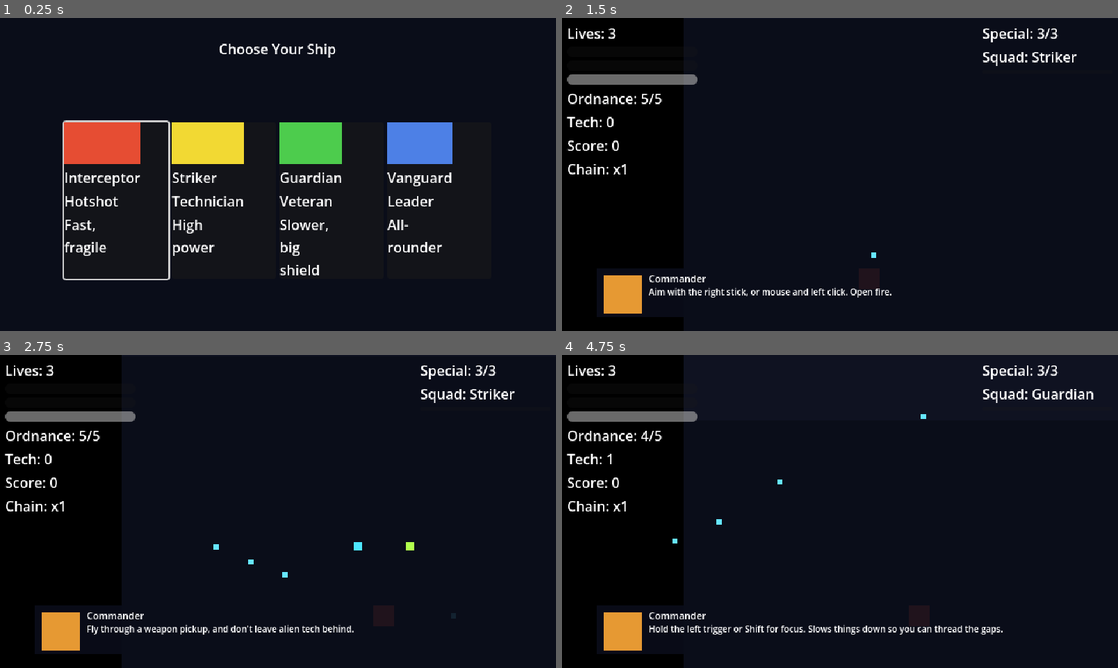
Above: before the commit, frames 1-4 (two rows, left to right).
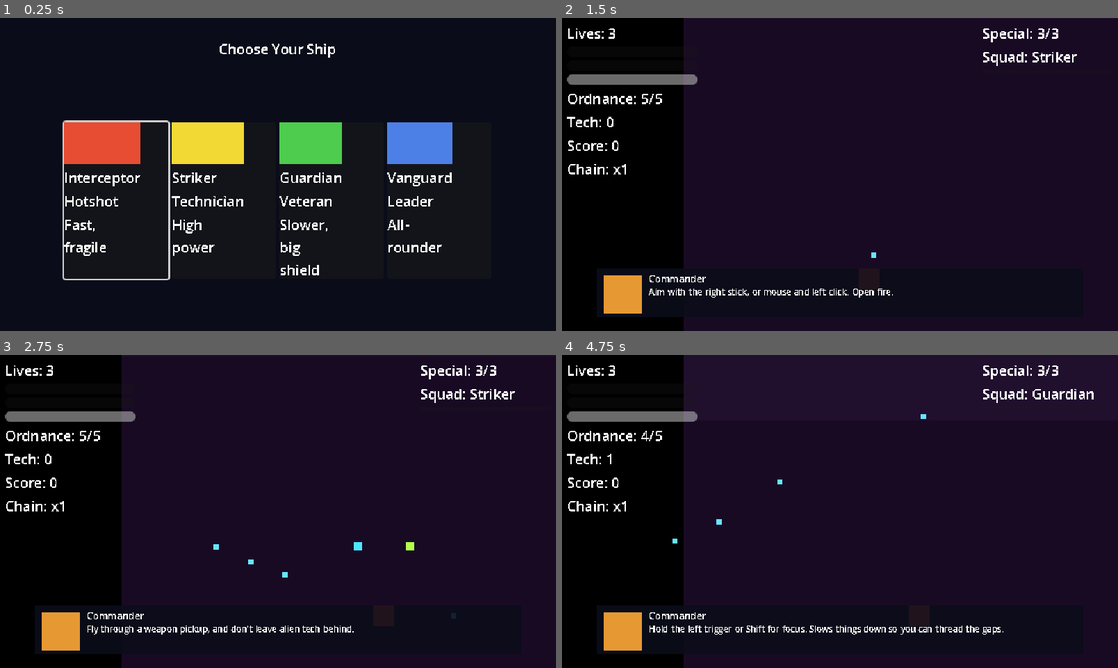
Above: after the commit, the same moments.

Repository: Funfetsunk/terra-intercept
Game: Godot game, scene res://scenes/menus/ship_select.tscn
Same seed, same stepped clock (60 frames per second), same inputs: the game is played once before the commit and once after it.
Inputs (mouse positions are in pixels of both pictures, inside the frame that each line leads up to):
- Up to frame 1 (0.25 s): no input
- Up to frame 2 (1.5 s): click (678, 199) at 0.5 s; tap Enter (ui_accept) at 1.25 s; move the mouse to (962, 158) at 1.27 s; hold D (p1_move_right) from 1.28 s (still down); click (962, 158) at 1.35 s
- Up to frame 3 (2.75 s): tap Enter (ui_accept) at 1.52 s; release D (p1_move_right) at 2 s; drag from (166, 527) to (383, 614) at 2.02 s
- Up to frame 4 (4.75 s): move the mouse to (895, 442) at 2.77 s; hold D (p1_move_right) 2.78-3.5 s; hold Space (p1_ordnance) 2.78-3.5 s; drag from (812, 574) to (973, 570) at 3.52 s; move the mouse to (1006, 558) at 4.27 s; hold A (p1_move_left) from 4.28 s (still down); tap E (p1_squad_next) at 4.35 s; tap Enter (ui_accept) at 4.52 s

The runs differ from the first frame. In frame 1, 1.6% of the frame differs, in the area x 11-82%, y 8-83%; in frame 2, 1.4%; in frame 3, 1.4%; in frame 4, 1.8%, in the area x 0-96%, y 3-90%.

Commit message:
Tutorial squad instructions, distinct playfield colour, crisp text
Squad radio-in dialogue never told the player how to select a
different squad-mate before firing, so firing the wrong (currently
armed) ship's special could never satisfy that beat's condition - the
dialogue looked frozen on the last squadmate with no way forward.
Confirmed via testing that the completion logic itself is correct
(firing the right ship's special always advances/unpauses cleanly);
the fix is telling the player how: squad_radio_text_format now names
Q/E (or LB/RB) to cycle and right click (or RT) to fire.

Playfield background recoloured to a dark purple, distinct from the
HUD side panels' neutral dark grey - previously both were
near-identical near-black navy, hard to tell apart while testing.
Neither clashes with existing bullet/pickup/ship colours (all
red/orange/green/cyan).

Text was blurry because the default UI font renders antialiased at
its small native size (10-11px) and then gets nearest-upscaled 3x with
the rest of the fixed 640x360 viewport - crisp pixel-perfect rendering
needs the glyphs themselves hard-edged before that scale-up. Disabled
default font antialiasing and subpixel positioning, set hinting to
Normal.

Co-Authored-By: Claude Sonnet 5 <noreply@anthropic.com>
Claude-Session: https://claude.ai/code/session_01Nh3aPMJzmkSArqwMqRdZHh

Diff:
--- a/data/missions/london_mission.tres
+++ b/data/missions/london_mission.tres
@@ -1,25 +1,28 @@
-[gd_resource type="Resource" script_class="MissionData" load_steps=13 format=3]
+[gd_resource type="Resource" script_class="MissionData" format=3 uid="uid://c2wfa0cb0tqh"]
 
-[ext_resource type="Script" path="res://scripts/resources/mission_data.gd" id="1"]
+[ext_resource type="Script" uid="uid://cnhxdpsth8r8w" path="res://scripts/resources/mission_data.gd" id="1"]
+[ext_resource type="Script" uid="uid://cfm1tvmus3d7n" path="res://scripts/resources/dialogue_entry.gd" id="1_sxasd"]
 [ext_resource type="Resource" path="res://data/missions/london_section_tutorial.tres" id="2"]
-[ext_resource type="Resource" path="res://data/missions/london_section_thames_run.tres" id="3"]
+[ext_resource type="Resource" uid="uid://brxxdk8lb0kig" path="res://data/missions/london_section_thames_run.tres" id="3"]
+[ext_resource type="Script" uid="uid://c03u7v4p7yrx6" path="res://scripts/resources/mission_section_marker.gd" id="3_76mkl"]
 [ext_resource type="Resource" path="res://data/missions/london_section_boss.tres" id="4"]
 [ext_resource type="Resource" path="res://data/missions/london_tutorial_beat_movement.tres" id="5"]
 [ext_resource type="Resource" path="res://data/missions/london_tutorial_beat_firing.tres" id="6"]
 [ext_resource type="Resource" path="res://data/missions/london_tutorial_beat_pickup_and_tech.tres" id="7"]
+[ext_resource type="Script" uid="uid://c33ljo8b85nep" path="res://scripts/resources/spawn_entry.gd" id="7_xwqmn"]
 [ext_resource type="Resource" path="res://data/missions/london_tutorial_beat_focus.tres" id="8"]
 [ext_resource type="Resource" path="res://data/missions/london_tutorial_beat_ordnance.tres" id="9"]
-[ext_resource type="Resource" path="res://data/missions/london_spawn_tutorial_drone_01.tres" id="10"]
-[ext_resource type="Resource" path="res://data/missions/london_spawn_tutorial_drone_02.tres" id="11"]
-[ext_resource type="Resource" path="res://data/missions/london_spawn_tutorial_swarmer_01.tres" id="12"]
-[ext_resource type="Resource" path="res://data/missions/london_spawn_tutorial_drone_03.tres" id="13"]
+[ext_resource type="Resource" uid="uid://54uglks535qe" path="res://data/missions/london_spawn_tutorial_drone_01.tres" id="10"]
+[ext_resource type="Resource" uid="uid://cbhicwwyvbciy" path="res://data/missions/london_spawn_tutorial_drone_02.tres" id="11"]
+[ext_resource type="Resource" uid="uid://d2kthtxp5ip1e" path="res://data/missions/london_spawn_tutorial_swarmer_01.tres" id="12"]
+[ext_resource type="Script" uid="uid://dlbnckac0upbn" path="res://scripts/resources/tutorial_beat.gd" id="12_gauyo"]
+[ext_resource type="Resource" uid="uid://cacrdpq700m2u" path="res://data/missions/london_spawn_tutorial_drone_03.tres" id="13"]
 
 [resource]
 script = ExtResource("1")
 mission_name = "London"
 background_scroll_speed = 40.0
-spawn_entries = Array[Resource]([ExtResource("10"), ExtResource("11"), ExtResource("12"), ExtResource("13")])
-dialogue_events = Array[Resource]([])
-section_markers = Array[Resource]([ExtResource("2"), ExtResource("3"), ExtResource("4")])
-tutorial_beats = Array[Resource]([ExtResource("5"), ExtResource("6"), ExtResource("7"), ExtResource("8"), ExtResource("9")])
-squad_radio_text_format = "%s here. Special charged — try me out, pilot."
+spawn_entries = Array[ExtResource("7_xwqmn")]([ExtResource("10"), ExtResource("11"), ExtResource("12"), ExtResource("13")])
+section_markers = Array[ExtResource("3_76mkl")]([ExtResource("2"), ExtResource("3"), ExtResource("4")])
+tutorial_beats = Array[ExtResource("12_gauyo")]([ExtResource("5"), ExtResource("6"), ExtResource("7"), ExtResource("8"), ExtResource("9")])
+squad_radio_text_format = "%s here. Cycle squad with Q/E (or LB/RB), then fire with right click (or RT)."
--- a/project.godot
+++ b/project.godot
@@ -37,6 +37,12 @@
 [editor_plugins]
 
 enabled=PackedStringArray("res://addons/godot_mcp/plugin.cfg")
+
+[gui]
+
+theme/default_font_antialiasing=0
+theme/default_font_hinting=2
+theme/default_font_subpixel_positioning=0
 
 [input]
 
--- a/scenes/hud/hud.tscn
+++ b/scenes/hud/hud.tscn
@@ -17,7 +17,7 @@
 offset_right = 140.0
 offset_bottom = 360.0
 mouse_filter = 2
-color = Color(0.05, 0.06, 0.09, 1)
+color = Color(0.08, 0.08, 0.08, 1)
 
 [node name="RightPanelBg" type="ColorRect" parent="HUDRoot" unique_id=57213141]
 layout_mode = 0
@@ -25,7 +25,7 @@
 offset_right = 640.0
 offset_bottom = 360.0
 mouse_filter = 2
-color = Color(0.05, 0.06, 0.09, 1)
+color = Color(0.08, 0.08, 0.08, 1)
 
 [node name="LeftPanel" type="VBoxContainer" parent="HUDRoot" unique_id=2079910361]
 layout_mode = 0
--- a/scenes/levels/background_layer.gd
+++ b/scenes/levels/background_layer.gd
@@ -3,8 +3,8 @@
 
 @export var scroll_speed_multiplier: float = 1.0
 @export var panel_height: float = 360.0
-@export var panel_a_color: Color = Color(0.04, 0.05, 0.1, 1.0)
-@export var panel_b_color: Color = Color(0.06, 0.07, 0.13, 1.0)
+@export var panel_a_color: Color = Color(0.1, 0.04, 0.14, 1.0)
+@export var panel_b_color: Color = Color(0.13, 0.06, 0.18, 1.0)
 
 var base_speed: float = 0.0
 
--- a/scenes/levels/london.tscn
+++ b/scenes/levels/london.tscn
@@ -175,8 +175,8 @@
 [node name="FarLayer" type="Node2D" parent="PlayfieldRoot/Background" unique_id=2071353270 instance=ExtResource("12_gk56g")]
 script = ExtResource("13_xsjdc")
 scroll_speed_multiplier = 0.5
-panel_a_color = Color(0.02, 0.025, 0.05, 1)
-panel_b_color = Color(0.03, 0.035, 0.07, 1)
+panel_a_color = Color(0.06, 0.02, 0.09, 1)
+panel_b_color = Color(0.08, 0.03, 0.11, 1)
 
 [node name="PanelA" type="ColorRect" parent="PlayfieldRoot/Background/FarLayer" unique_id=397745998]
 offset_right = 640.0
--- a/scenes/levels/test_range.tscn
+++ b/scenes/levels/test_range.tscn
@@ -172,8 +172,8 @@
 [node name="FarLayer" type="Node2D" parent="PlayfieldRoot/Background" unique_id=2071353270 instance=ExtResource("13_3vjr3")]
 script = ExtResource("14_vu5jp")
 scroll_speed_multiplier = 0.5
-panel_a_color = Color(0.02, 0.025, 0.05, 1)
-panel_b_color = Color(0.03, 0.035, 0.07, 1)
+panel_a_color = Color(0.06, 0.02, 0.09, 1)
+panel_b_color = Color(0.08, 0.03, 0.11, 1)
 
 [node name="PanelA" type="ColorRect" parent="PlayfieldRoot/Background/FarLayer" unique_id=397745998]
 offset_right = 640.0
Not shown: 1 places in scenes/levels/london.tscn that only renumber resources
